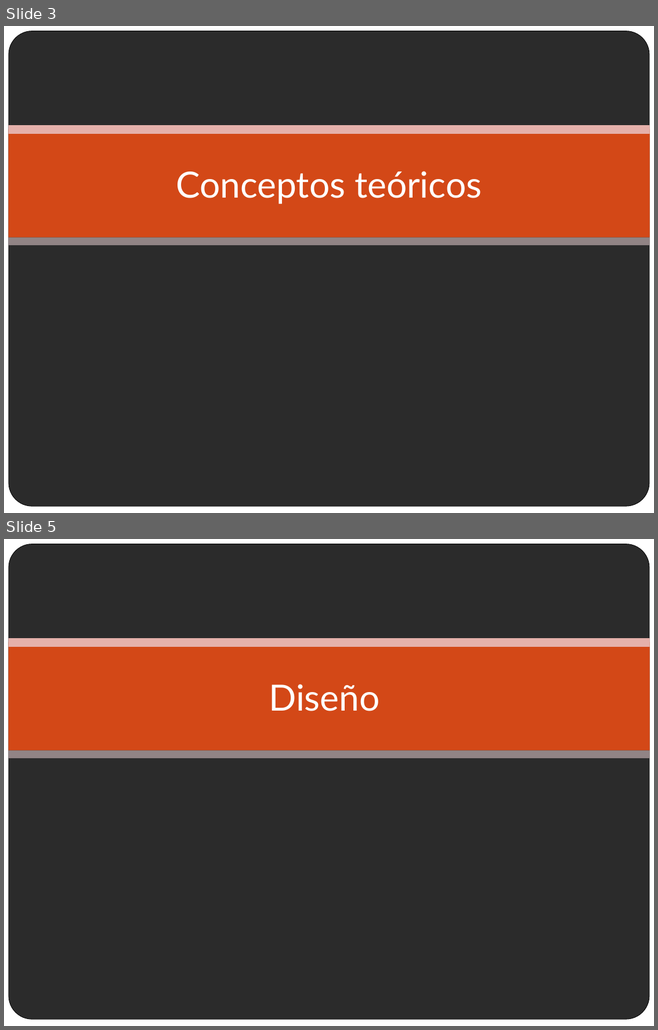
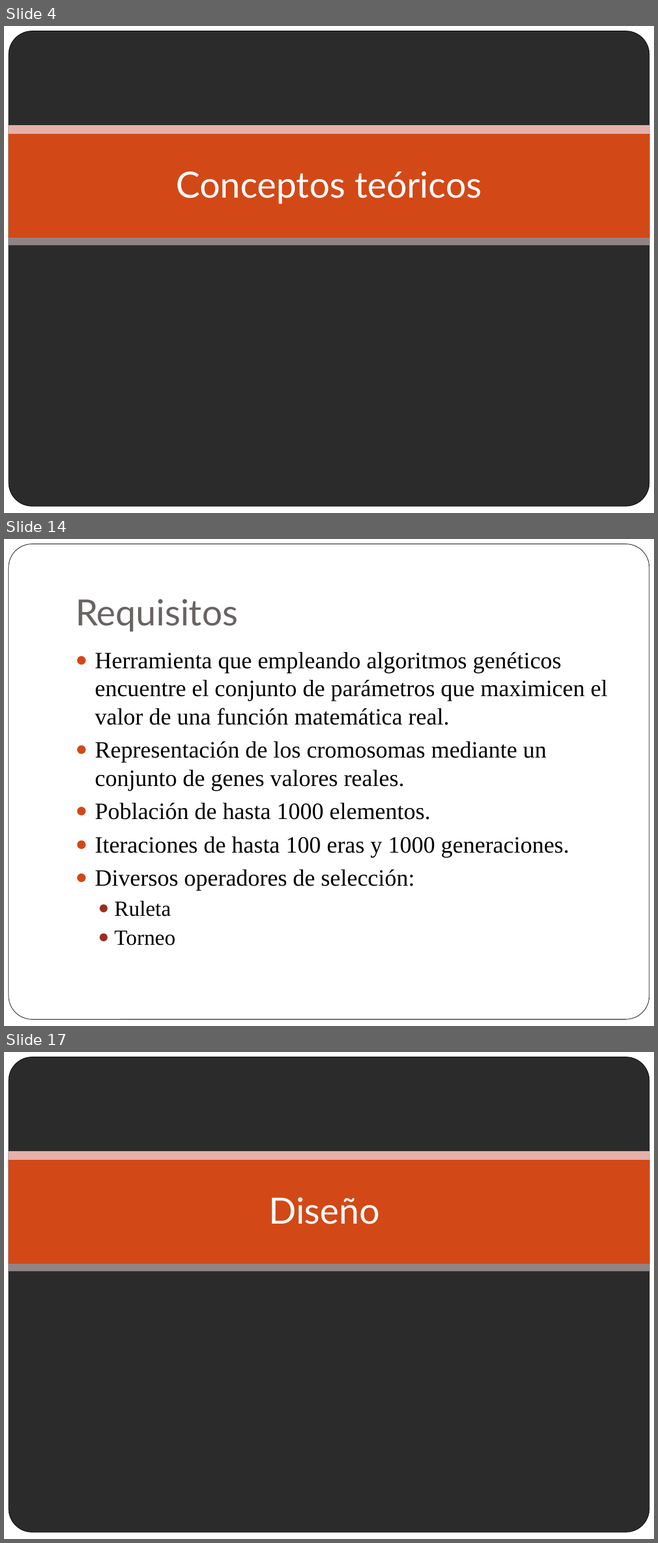
Before and after one commit to paredero/optimizadorga, a slide deck: docs/presentacion.pptx. Shown one above the other, each under a label of ours: slides 3 and 5 before the commit, slides 4, 14 and 17 after it; the slides between them are not shown. The pictures are 658x1030 and 658x1543 pixels, drawn with LibreOffice and Linux fonts; fonts in the diff are those of the drawing; background and template pictures are left out; a plain dark background stands for a picture behind light text. Boxes give left, top, right and bottom in pixels: in the first picture for what was removed or moved away, otherwise in the second. Text is boxed around its words. In the diff, an @@ line names an element or a change of style, - is before the commit and + after.

```diff
--- a/docs/presentacion.pptx
+++ b/docs/presentacion.pptx
@@ slide 14 added at [4,539,654,1026], background #FFFFFF; not listed: 1 template element that a slide beside it also shows @@
@@ title added at [75,599,238,632], 40 pt, text #696464 @@
+Requisitos
@@ text added at [95,652,607,946], 26 pt, text #000000 @@
+● Herramienta que empleando algoritmos genéticos encuentre el conjunto de parámetros que maximicen el valor de una función matemática real.
+● Representación de los cromosomas mediante un conjunto de genes valores reales.
+● Población de hasta 1000 elementos.
+● Iteraciones de hasta 100 eras y 1000 generaciones.
+● Diversos operadores de selección:
+  ● Ruleta
+  ● Torneo
@@ what was slide 3 is now slide 4 @@
@@ what was slide 5 is now slide 17 @@
```
Also in this commit, not shown: 24 other slides added, 1 slide removed, 1 other file.
